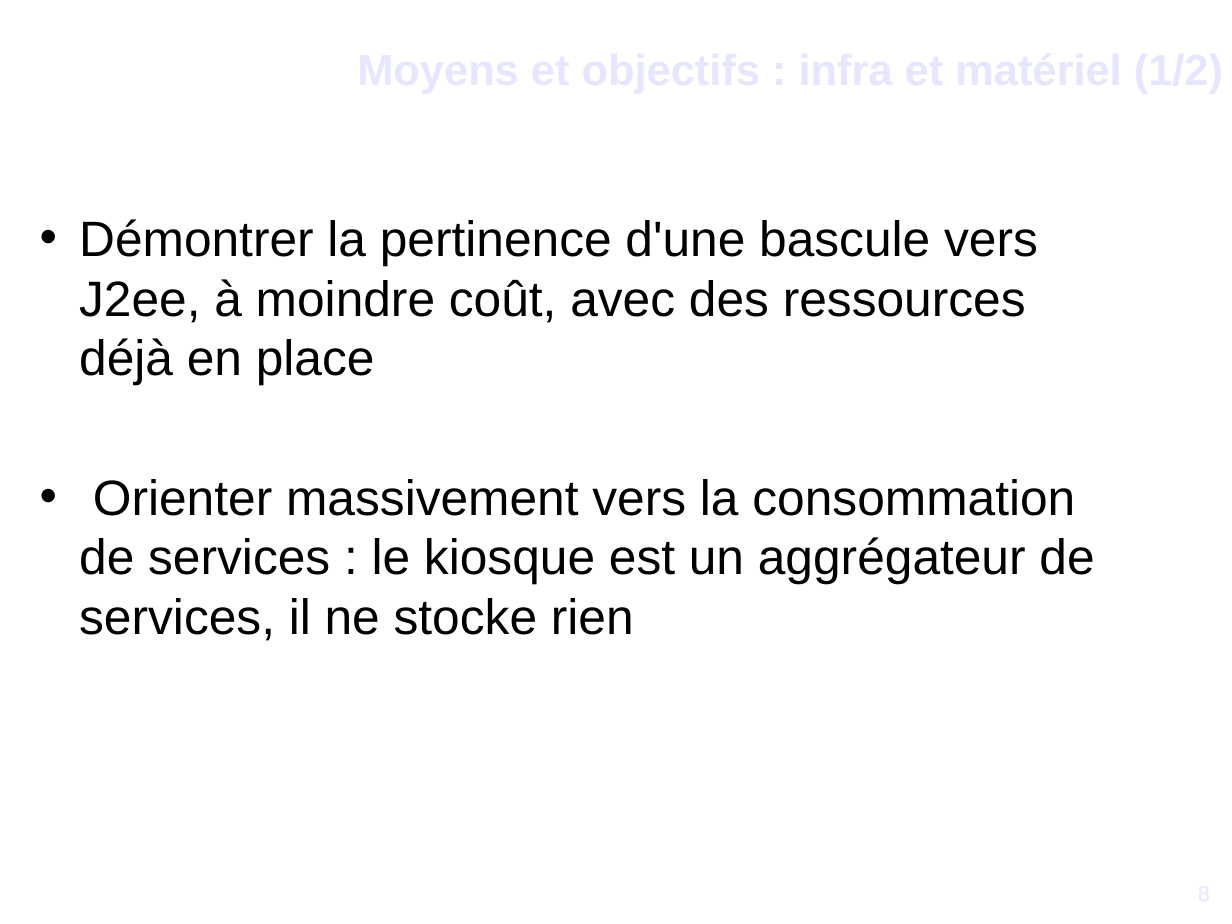
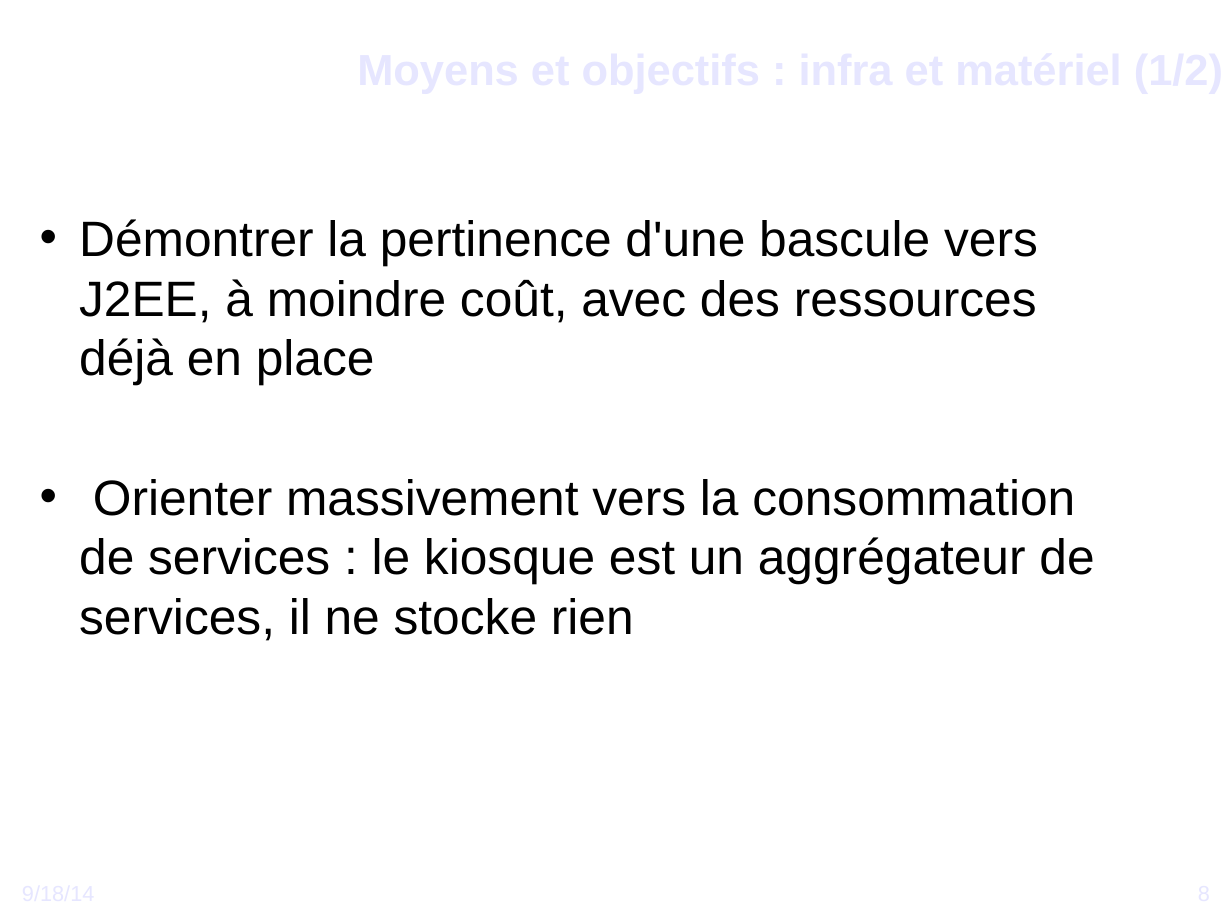
Before and after one commit to DSI-Ville-Noumea/sirh-kiosque-j2ee-old, a slide deck: slide 8 of src/site/resources/Vers_un_Kiosque_RH_J2EE.odp. Drawn at 1232x924 pixels with LibreOffice and Linux fonts; fonts in the diff are those of the drawing; background and template pictures are left out. Boxes give left, top, right and bottom in pixels: in the first picture for what was removed or moved away, otherwise in the second. Text is boxed around its words. In the diff, an @@ line names an element or a change of style, - is before the commit and + after.

```diff
--- a/src/site/resources/Vers_un_Kiosque_RH_J2EE.odp
+++ b/src/site/resources/Vers_un_Kiosque_RH_J2EE.odp
@@ text at [79,219,1038,385]: text changed @@
-• Démontrer la pertinence d'une bascule vers J2ee, à moindre coût, avec des ressources déjà en place
+• Démontrer la pertinence d'une bascule vers J2EE, à moindre coût, avec des ressources déjà en place
@@ text added at [22,880,421,923], 14 pt, text #E6E6FF @@
+9/18/14
```
Also in this commit, not shown: 22 other slides changed, 20 slides added, 20 slides removed.
